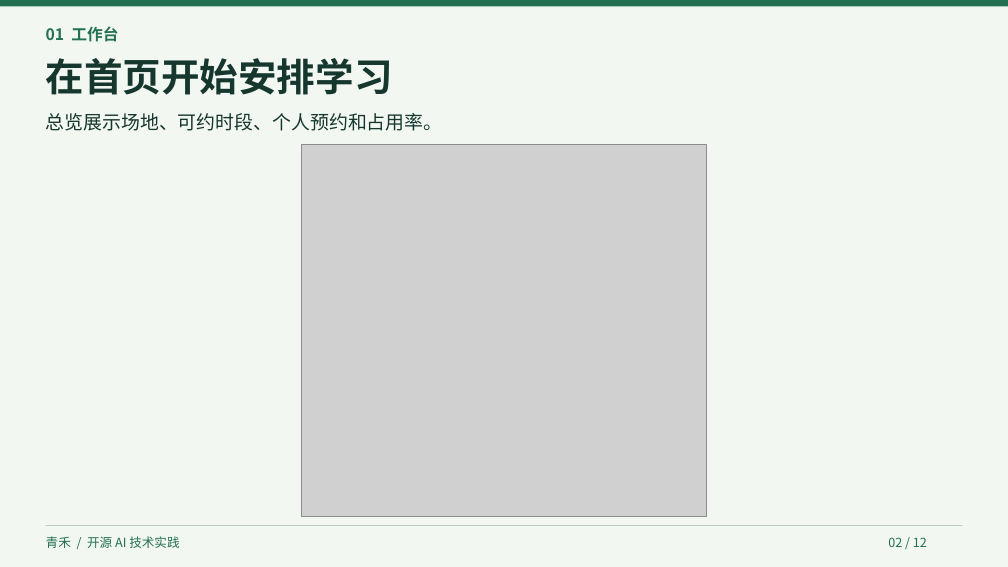
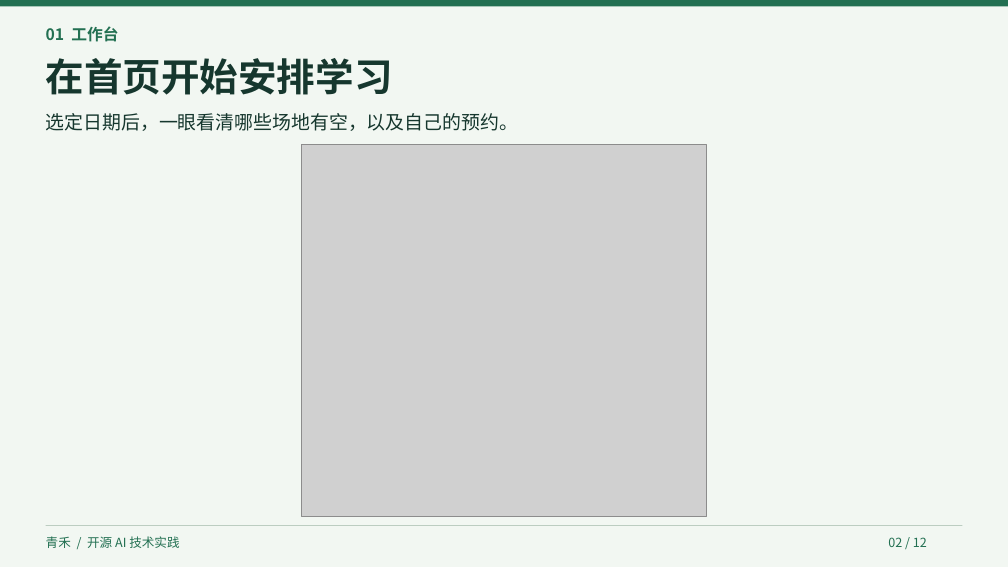
Before and after one commit to wujunzhu0802/qinghe-library-agent, a slide deck: slide 2 of 青禾期末汇报.pptx. Drawn at 1008x567 pixels with LibreOffice and Linux fonts; fonts in the diff are those of the drawing; grey boxes stand for pictures. Boxes give left, top, right and bottom in pixels: in the first picture for what was removed or moved away, otherwise in the second. Text is boxed around its words. In the diff, an @@ line names an element or a change of style, - is before the commit and + after.

Commit message:
Polish presentation wording and visualize feature flow

```diff
--- a/青禾期末汇报.pptx
+++ b/青禾期末汇报.pptx
@@ text at box(46, 113, 518, 131): text changed @@
-总览展示场地、可约时段、个人预约和占用率。
+选定日期后，一眼看清哪些场地有空，以及自己的预约。
```
Also in this commit, not shown: 4 other slides changed.
